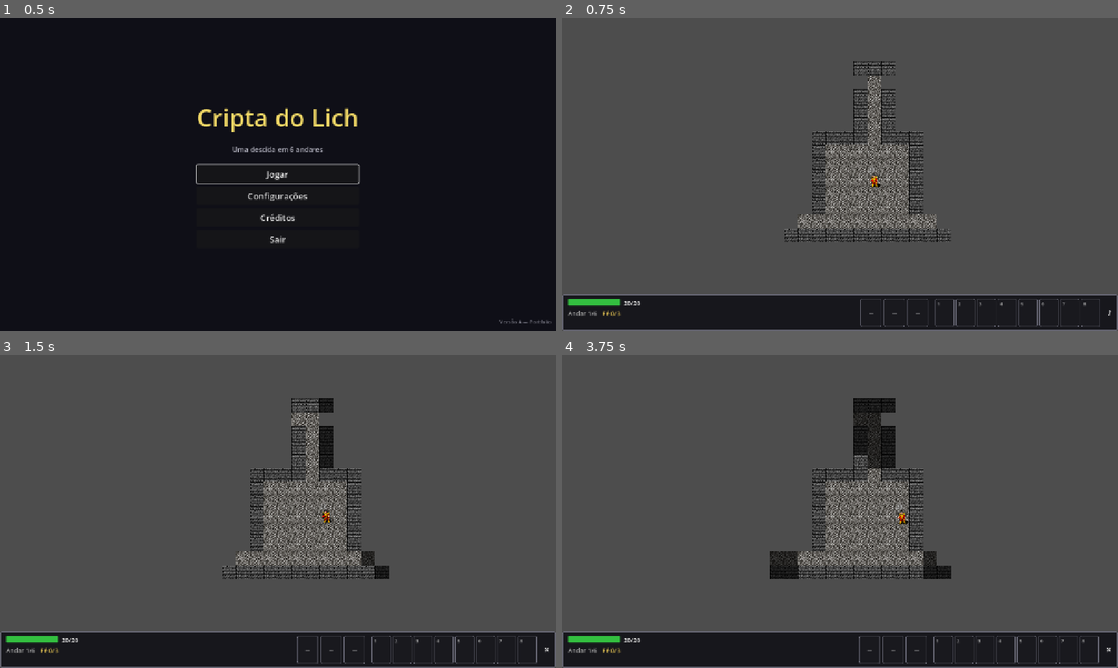
Above: before the commit, frames 1-4 (two rows, left to right).
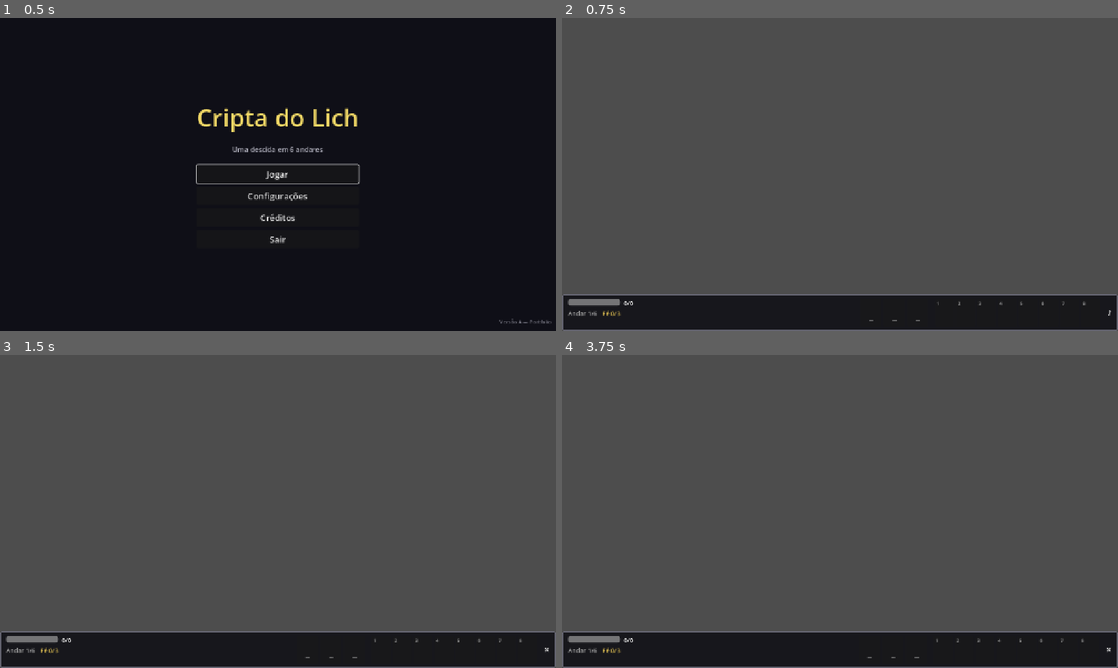
Above: after the commit, the same moments.

Repository: NicolasDeNigris91/Public_Roguelike
Game: Godot game, scene res://scenes/main_menu.tscn
Same seed, same stepped clock (60 frames per second), same inputs: the game is played once before the commit and once after it.
Inputs (mouse positions are in pixels of both pictures, inside the frame that each line leads up to):
- Up to frame 1 (0.5 s): no input
- Up to frame 2 (0.75 s): click "Jogar" at 0.5 s
- Up to frame 3 (1.5 s): tap Enter at 1.25 s; move the mouse to (400, 495) at 1.27 s; hold Right from 1.28 s (still down); tap M at 1.35 s
- Up to frame 4 (3.75 s): move the mouse to (728, 527) at 2.02 s; release Right at 2.03 s; hold Down 2.03-2.78 s; tap R at 2.1 s; move the mouse to (895, 442) at 2.77 s; hold Right 2.78-3.53 s; tap 1 at 2.85 s; tap Space at 3.5 s; move the mouse to (812, 574) at 3.52 s; hold Up from 3.53 s (still down); tap 8 at 3.6 s

Frame 1 is identical in both runs. In frame 2, 6.0% of the frame differs, in the area x 1-97%, y 13-99%; in frame 3, 6.4%; in frame 4, 7.2%.
Error in both runs: Invalid access to property or key 'pressed' on a base object of type 'null instance'. (res://scripts/credits_screen.gd:11)

Commit message:
feat(inventory): smart weapon/armor/ring pickup routing via pickup_item

Diff:
--- a/scripts/player.gd
+++ b/scripts/player.gd
@@ -4,6 +4,13 @@
 signal turn_done
 signal item_dropped(item: Item, pos: Vector2i)
 signal faith_changed(faith: int, max_faith: int)
+
+enum PickupResult {
+	EQUIPPED,               # slot was empty, item equipped directly
+	EQUIPPED_AND_BAGGED_OLD,# new item stronger, old one moved to bag
+	BAGGED,                 # item placed in bag (weaker or consumable or ring-slot-busy)
+	REJECTED_BAG_FULL,      # no room; caller should leave item on floor
+}
 
 const BASE_ATK: int = 5
 const BASE_DEF: int = 3
@@ -32,7 +39,7 @@
 	sprite_node.texture = SpriteDB.actor("player")
 
 func _unhandled_input(event: InputEvent) -> void:
-	if not turn_active or is_tweening:
+	if hp <= 0 or not turn_active or is_tweening:
 		return
 	if not (event is InputEventKey) or not event.pressed or event.echo:
 		return
@@ -151,6 +158,59 @@
 			print("Bag full, could not pick up %s" % item.display_name)
 	_notify_hotbar()
 
+func pickup_item(item: Item) -> PickupResult:
+	if item is Weapon:
+		return _pickup_weapon(item as Weapon)
+	if item is Armor:
+		return _pickup_armor(item as Armor)
+	if item is Ring:
+		return _pickup_ring(item as Ring)
+	# Consumable or other
+	if inventory.add_to_bag(item):
+		return PickupResult.BAGGED
+	return PickupResult.REJECTED_BAG_FULL
+
+func _pickup_weapon(new_weapon: Weapon) -> PickupResult:
+	var equipped: Weapon = inventory.weapon
+	if equipped == null:
+		inventory.weapon = new_weapon
+		return PickupResult.EQUIPPED
+	if new_weapon.atk_bonus > equipped.atk_bonus:
+		if inventory.bag.size() >= Inventory.BAG_SIZE:
+			# Dropping equipped would lose the stronger choice. Keep current, reject.
+			return PickupResult.REJECTED_BAG_FULL
+		inventory.bag.append(equipped)
+		inventory.weapon = new_weapon
+		return PickupResult.EQUIPPED_AND_BAGGED_OLD
+	# Equal or weaker: try to bag the ground item
+	if inventory.add_to_bag(new_weapon):
+		return PickupResult.BAGGED
+	return PickupResult.REJECTED_BAG_FULL
+
+func _pickup_armor(new_armor: Armor) -> PickupResult:
+	var equipped: Armor = inventory.armor
+	if equipped == null:
+		inventory.armor = new_armor
+		return PickupResult.EQUIPPED
+	if new_armor.def_bonus > equipped.def_bonus:
+		if inventory.bag.size() >= Inventory.BAG_SIZE:
+			return PickupResult.REJECTED_BAG_FULL
+		inventory.bag.append(equipped)
+		inventory.armor = new_armor
+		return PickupResult.EQUIPPED_AND_BAGGED_OLD
+	if inventory.add_to_bag(new_armor):
+		return PickupResult.BAGGED
+	return PickupResult.REJECTED_BAG_FULL
+
+func _pickup_ring(new_ring: Ring) -> PickupResult:
+	if inventory.ring == null:
+		inventory.ring = new_ring
+		return PickupResult.EQUIPPED
+	# Rings have varied effects — no scalar tier to compare. Always bag.
+	if inventory.add_to_bag(new_ring):
+		return PickupResult.BAGGED
+	return PickupResult.REJECTED_BAG_FULL
+
 func die() -> void:
 	AudioManager.play_sfx("player_die")
 	AudioManager.stop_music(0.5)
@@ -194,6 +254,39 @@
 	if hotbar != null:
 		hotbar.refresh()
 
+func restore_state(data: Dictionary) -> void:
+	var equipped: Dictionary = data.get("equipped", {})
+	var weapon_id: Variant = equipped.get("weapon")
+	if weapon_id != null:
+		inventory.weapon = ItemDB.from_id(weapon_id) as Weapon
+	var armor_id: Variant = equipped.get("armor")
+	if armor_id != null:
+		inventory.armor = ItemDB.from_id(armor_id) as Armor
+	var ring_id: Variant = equipped.get("ring")
+	if ring_id != null:
+		inventory.ring = ItemDB.from_id(ring_id) as Ring
+	for id in data.get("bag", []):
+		var item: Item = ItemDB.from_id(id)
+		if item != null:
+			inventory.bag.append(item)
+
+	atk = BASE_ATK
+	if inventory.weapon != null:
+		atk += inventory.weapon.atk_bonus
+	def = BASE_DEF
+	if inventory.armor != null:
+		def += inventory.armor.def_bonus
+
+	max_hp = data.get("max_hp", BASE_MAX_HP)
+	hp = data.get("hp", max_hp)
+	faith = data.get("faith", 0)
+	vision_range = data.get("vision_range", BASE_VISION_RANGE)
+	vision_debuff_turns = data.get("vision_debuff_turns", 0)
+
+	queue_redraw()
+	faith_changed.emit(faith, MAX_FAITH)
+	_notify_hotbar()
+
 func _enemy_at(pos: Vector2i) -> Enemy:
 	if turn_manager == null:
 		return null
--- /dev/null
+++ b/scripts/tests/test_smart_pickup.gd
@@ -0,0 +1,43 @@
+# Run: godot --headless -s scripts/tests/test_smart_pickup.gd
+extends SceneTree
+
+func _init() -> void:
+	_test_stronger_weapon_replaces_and_bags_old()
+	_test_weaker_weapon_goes_to_bag()
+	_test_weaker_weapon_bag_full_stays_on_floor()
+	print("PASS test_smart_pickup")
+	quit()
+
+func _make_player() -> Player:
+	var p := Player.new()
+	p.inventory = Inventory.new()
+	# Start with Long Sword equipped (atk_bonus=2)
+	p.inventory.weapon = ItemDB.long_sword()
+	return p
+
+func _test_stronger_weapon_replaces_and_bags_old() -> void:
+	var p := _make_player()
+	var ground := ItemDB.axe()   # atk_bonus=3 > equipped 2
+	var result := p.pickup_item(ground)
+	assert(result == Player.PickupResult.EQUIPPED_AND_BAGGED_OLD, "expected EQUIPPED_AND_BAGGED_OLD, got %s" % result)
+	assert(p.inventory.weapon.id == "axe", "new weapon should be equipped")
+	assert(p.inventory.bag.size() == 1, "old weapon should be in bag")
+	assert(p.inventory.bag[0].id == "long_sword", "old weapon id mismatch")
+
+func _test_weaker_weapon_goes_to_bag() -> void:
+	var p := _make_player()
+	var ground := ItemDB.short_sword()   # atk_bonus=1 < equipped 2
+	var result := p.pickup_item(ground)
+	assert(result == Player.PickupResult.BAGGED, "expected BAGGED, got %s" % result)
+	assert(p.inventory.weapon.id == "long_sword", "equipped weapon should be unchanged")
+	assert(p.inventory.bag.size() == 1, "ground weapon should be in bag")
+	assert(p.inventory.bag[0].id == "short_sword")
+
+func _test_weaker_weapon_bag_full_stays_on_floor() -> void:
+	var p := _make_player()
+	for i in range(Inventory.BAG_SIZE):
+		p.inventory.bag.append(ItemDB.healing_potion())
+	var ground := ItemDB.short_sword()
+	var result := p.pickup_item(ground)
+	assert(result == Player.PickupResult.REJECTED_BAG_FULL, "expected REJECTED_BAG_FULL")
+	assert(p.inventory.bag.size() == Inventory.BAG_SIZE, "bag size unchanged")
